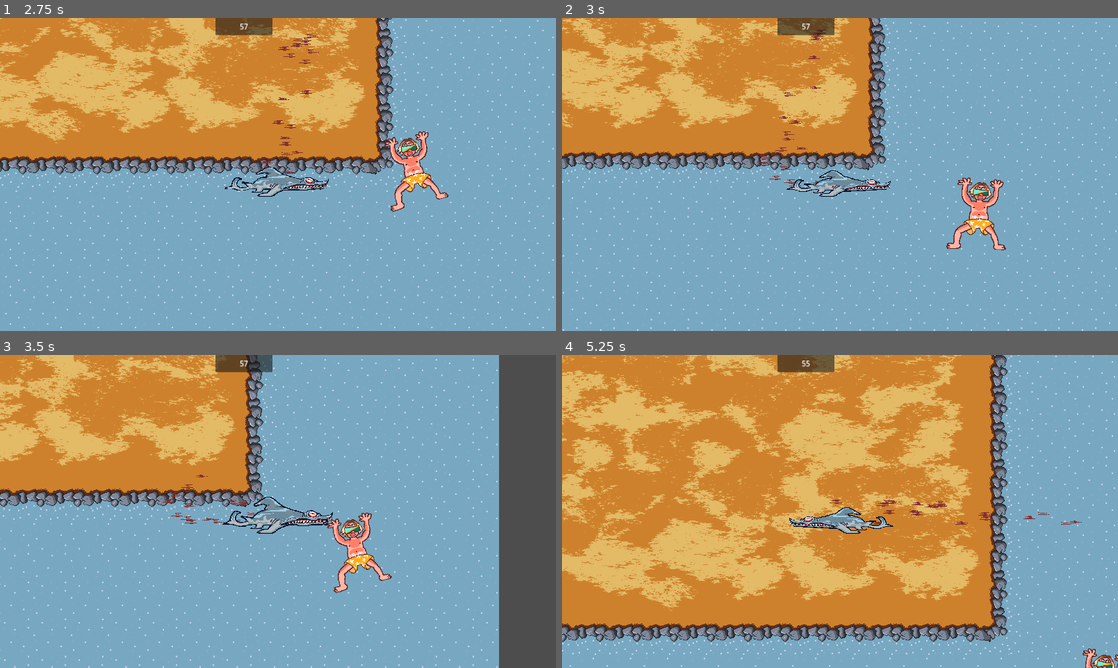
Above: before the commit, frames 1-4 (two rows, left to right).
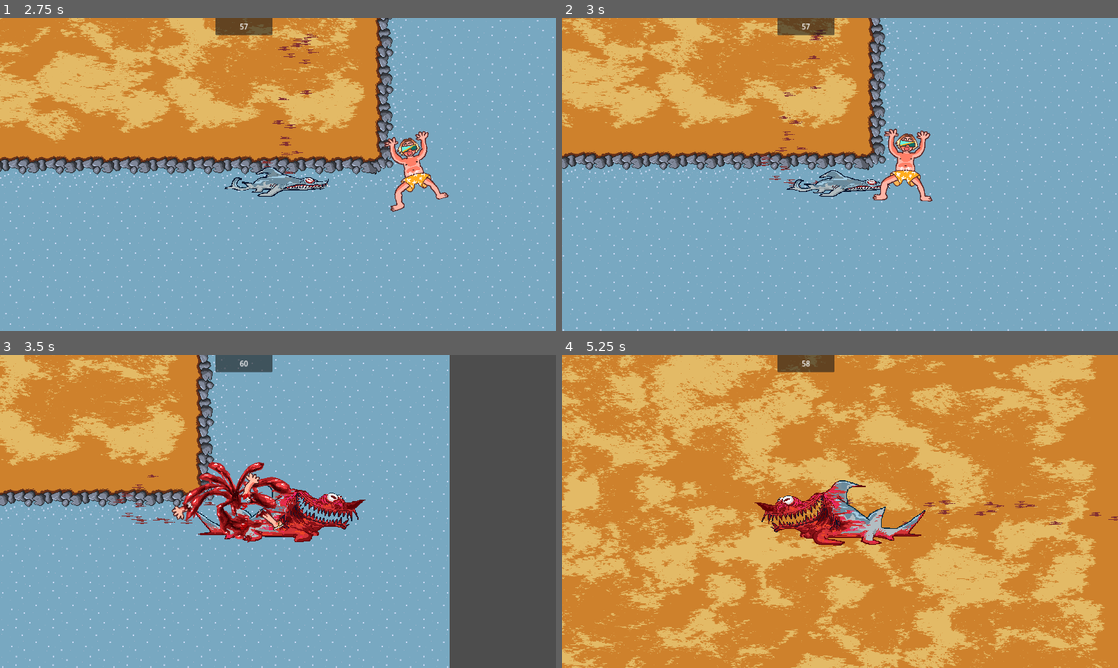
Above: after the commit, the same moments.

Repository: DylanRothbauer/GruesomeFish
Game: Godot game, scene res://Scenes/start_screen.tscn
The game is run twice, just before and just after one commit, with the same random seed, the same clock (stepped at 60 frames per second) and the same inputs.
Inputs (mouse positions are in pixels of both pictures, inside the frame that each line leads up to):
- Up to frame 1 (2.75 s): click (533, 230) at 0.5 s; hold Right (right) 1.28-2.03 s; hold Shift (lunge) 1.28-2.03 s; hold Down (down) from 2.03 s (still down); tap Shift (lunge) at 2.1 s
- Up to frame 2 (3 s): release Down (down) at 2.78 s; hold Right (right) from 2.78 s (still down); hold Shift (lunge) from 2.78 s (still down)
- Up to frame 3 (3.5 s): keep holding Right (right); keep holding Shift (lunge)
- Up to frame 4 (5.25 s): release Right (right) at 3.53 s; release Shift (lunge) at 3.53 s; hold Up (up) 3.53-4.28 s; tap Shift (lunge) at 3.6, 5.1 s; hold Shift (lunge) 4.28-5.03 s; hold Left (left) from 4.28 s (still down)

Frame 1 is identical in both runs. In frame 2, 2.1% of the frame differs, in the area x 55-80%, y 35-75%; in frame 3, 28%; in frame 4, 65%, in the area x 0-100%, y 0-100%.

Commit message:
human running away - FINAL

Diff:
--- a/Scripts/human.gd
+++ b/Scripts/human.gd
@@ -7,6 +7,7 @@
 var xScale = 1
 var yScale = 1
 var scalar = 0.5 # Can adjust this when we refine/polish
+var count = 0
 var speed = 10
 var shark_chase = false
 var shark = null
@@ -42,6 +43,7 @@
 func _on_detection_area_body_entered(body: Node2D) -> void:
 	shark = body
 	shark_chase = true
+	count = count+1
 
 
 func _on_detection_area_body_exited(body: Node2D) -> void:
@@ -49,5 +51,5 @@
 	shark_chase = false
 
 func _physics_process(delta):
-	if shark_chase:
+	if shark_chase and count <= 2:
 		position += (shark.position + position)/speed
